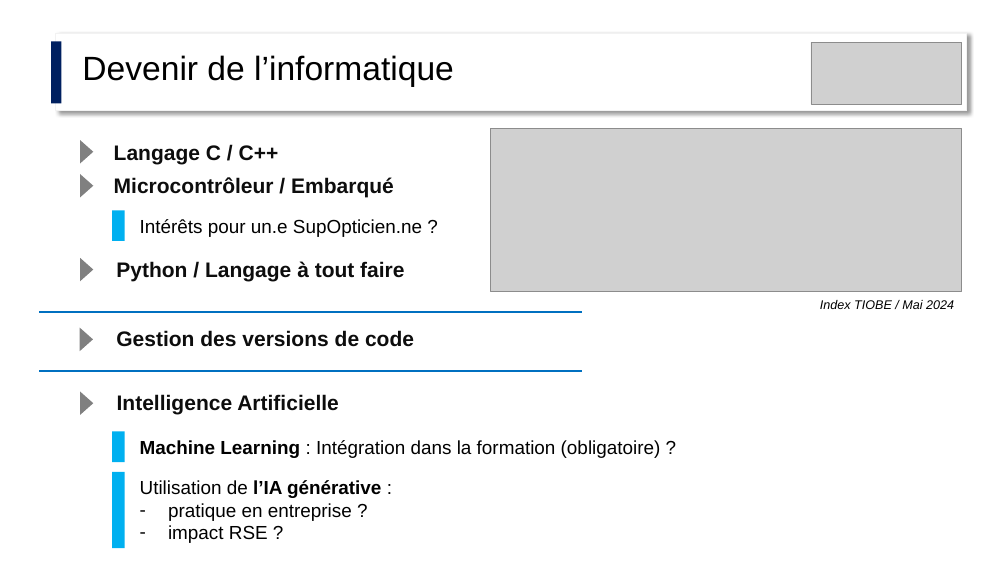
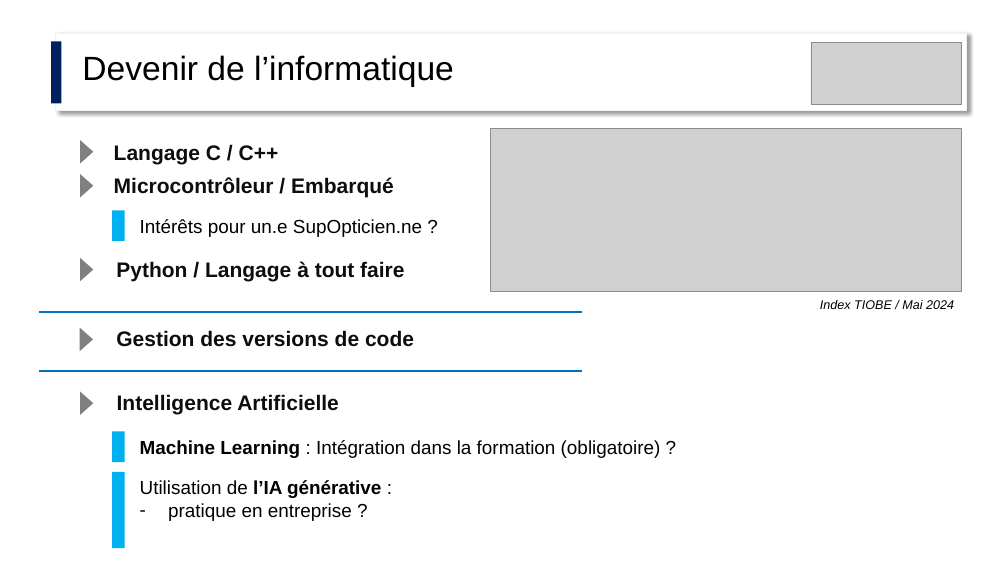
Before and after one commit to jvillemejane/jvillemejane, a slide deck: slide 2 of Presentations/2024_COPERF_Informatique.pptx. Drawn at 1008x567 pixels with LibreOffice and Linux fonts; fonts in the diff are those of the drawing; grey boxes stand for pictures. Boxes give left, top, right and bottom in pixels: in the first picture for what was removed or moved away, otherwise in the second. Text is boxed around its words. In the diff, an @@ line names an element or a change of style, - is before the commit and + after.

```diff
--- a/Presentations/2024_COPERF_Informatique.pptx
+++ b/Presentations/2024_COPERF_Informatique.pptx
@@ text at [168, 525, 268, 543]: paragraph removed @@
-– impact RSE ?
```
Also in this commit, not shown: 2 other slides changed, 1 slide added, 1 other file.
